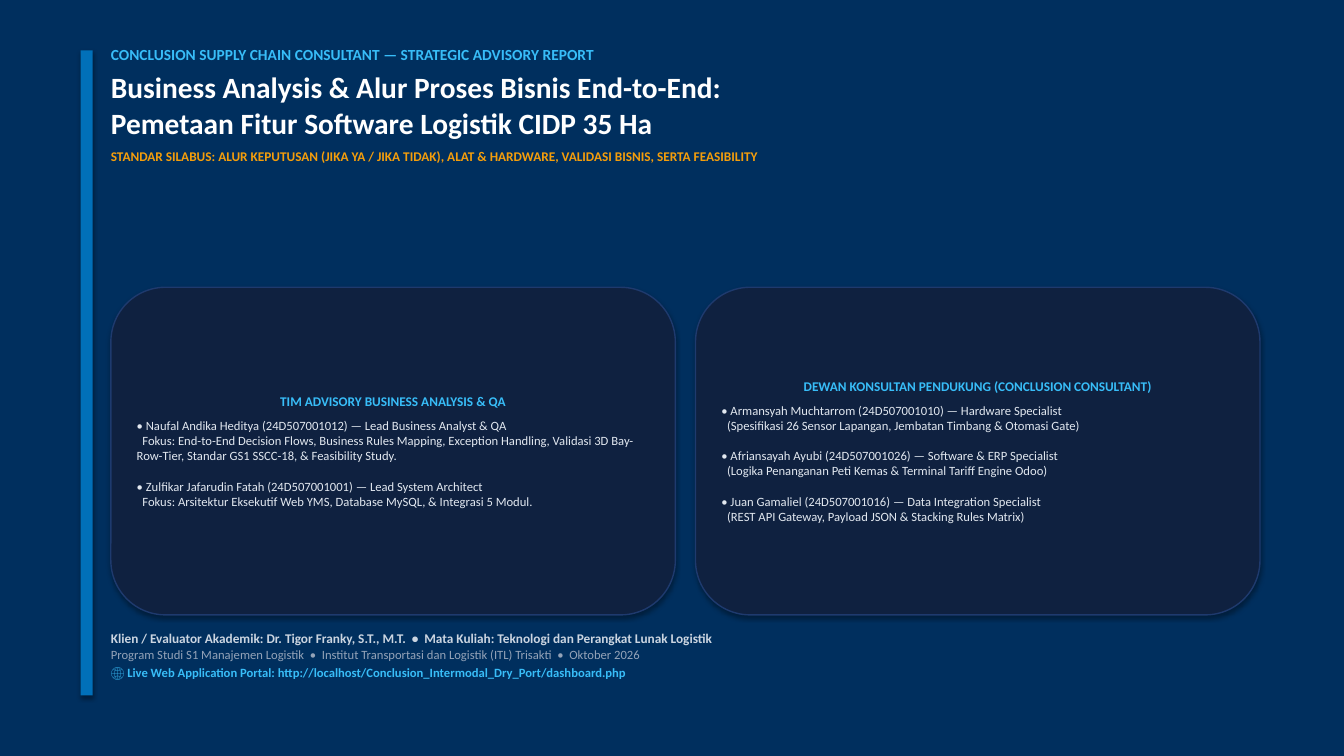
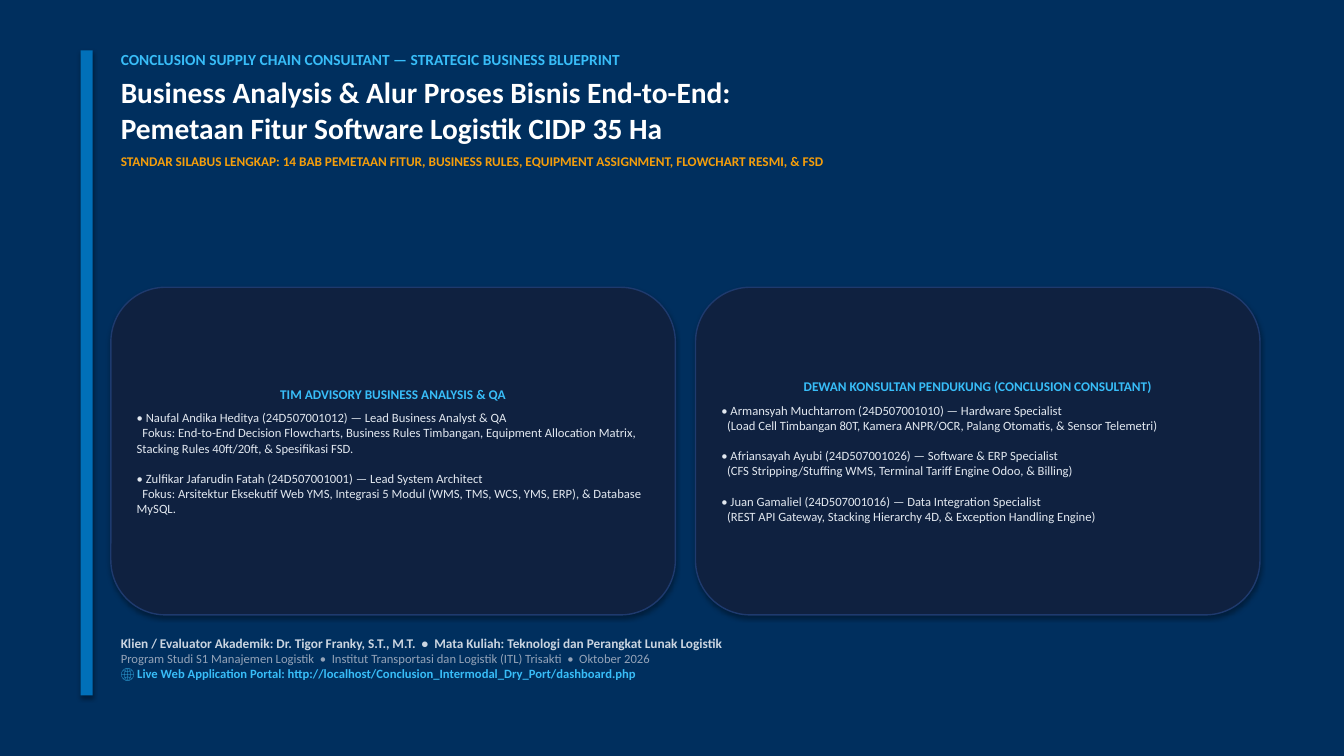
Before and after one commit to zulfikar1604/Conclusion_Intermodal_Dry_Port, a slide deck: slide 1 of business_analyst/PRESENTASI_BUSINESS_ANALYST_CIDP.pptx. Drawn at 1344x756 pixels with LibreOffice and Linux fonts; fonts in the diff are those of the drawing. Boxes give left, top, right and bottom in pixels: in the first picture for what was removed or moved away, otherwise in the second. Text is boxed around its words. In the diff, an @@ line names an element or a change of style, - is before the commit and + after.

Commit message:
Penyesuaian konsep business analysis dan upgrade visualisasi

```diff
--- a/business_analyst/PRESENTASI_BUSINESS_ANALYST_CIDP.pptx
+++ b/business_analyst/PRESENTASI_BUSINESS_ANALYST_CIDP.pptx
@@ text at [121, 55, 620, 65]: text changed @@
-CONCLUSION SUPPLY CHAIN CONSULTANT — STRATEGIC ADVISORY REPORT
+CONCLUSION SUPPLY CHAIN CONSULTANT — STRATEGIC BUSINESS BLUEPRINT
@@ text at [121, 157, 824, 168]: text changed @@
-STANDAR SILABUS: ALUR KEPUTUSAN (JIKA YA / JIKA TIDAK), ALAT & HARDWARE, VALIDASI BISNIS, SERTA FEASIBILITY
+STANDAR SILABUS LENGKAP: 14 BAB PEMETAAN FITUR, BUSINESS RULES, EQUIPMENT ASSIGNMENT, FLOWCHART RESMI, & FSD
@@ text in rounded rectangle at [137, 413, 641, 515]: text changed @@
-• Naufal Andika Heditya (24D507001012) — Lead Business Analyst & QA
-Fokus: End-to-End Decision Flows, Business Rules Mapping, Exception Handling, Validasi 3D Bay-Row-Tier, Standar GS1 SSCC-18, & Feasibility Study.
-• Zulfikar Jafarudin Fatah (24D507001001) — Lead System Architect
-Fokus: Arsitektur Eksekutif Web YMS, Database MySQL, & Integrasi 5 Modul.
+• Naufal Andika Heditya (24D507001012) — Lead Business Analyst & QA
+Fokus: End-to-End Decision Flowcharts, Business Rules Timbangan, Equipment Allocation Matrix, Stacking Rules 40ft/20ft, & Spesifikasi FSD.
+• Zulfikar Jafarudin Fatah (24D507001001) — Lead System Architect
+Fokus: Arsitektur Eksekutif Web YMS, Integrasi 5 Modul (WMS, TMS, WCS, YMS, ERP), & Database MySQL.
@@ text in rounded rectangle at [727, 406, 1157, 523]: text changed @@
-• Armansyah Muchtarrom (24D507001010) — Hardware Specialist
-(Spesifikasi 26 Sensor Lapangan, Jembatan Timbang & Otomasi Gate)
-• Afriansayah Ayubi (24D507001026) — Software & ERP Specialist
-(Logika Penanganan Peti Kemas & Terminal Tariff Engine Odoo)
-• Juan Gamaliel (24D507001016) — Data Integration Specialist
-(REST API Gateway, Payload JSON & Stacking Rules Matrix)
+• Armansyah Muchtarrom (24D507001010) — Hardware Specialist
+(Load Cell Timbangan 80T, Kamera ANPR/OCR, Palang Otomatis, & Sensor Telemetri)
+• Afriansayah Ayubi (24D507001026) — Software & ERP Specialist
+(CFS Stripping/Stuffing WMS, Terminal Tariff Engine Odoo, & Billing)
+• Juan Gamaliel (24D507001016) — Data Integration Specialist
+(REST API Gateway, Stacking Hierarchy 4D, & Exception Handling Engine)
@@ text at [121, 654, 650, 680]: less space between paragraphs @@
```
Also in this commit, not shown: 1 other slide changed, 14 slides added, 10 slides removed, 43 other files.
